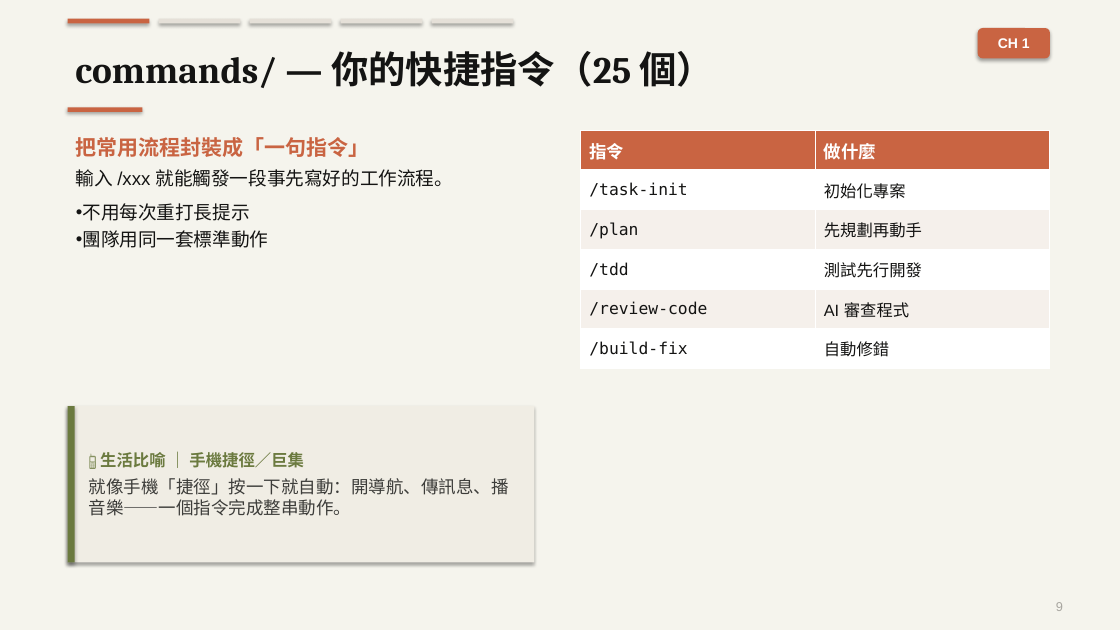
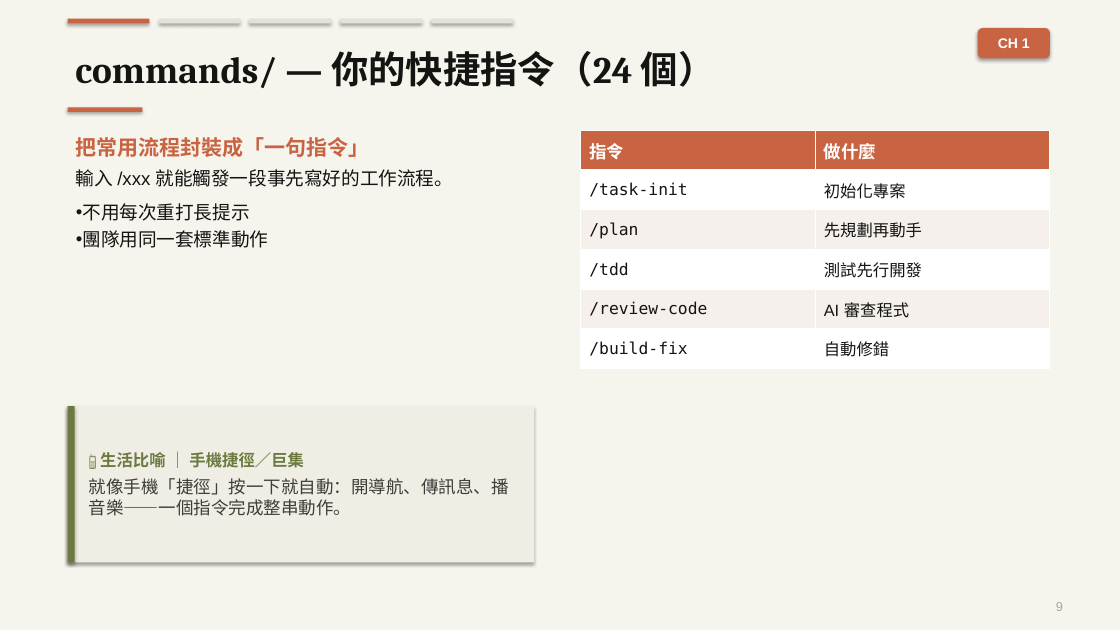
Before and after one commit to bheadwei/claude-GUNDAM-zh-tw, a slide deck: slide 9 of workshop/docs/slides/VibeCoding_Workshop.pptx. Drawn at 1120x630 pixels with LibreOffice and Linux fonts; fonts in the diff are those of the drawing. Boxes give left, top, right and bottom in pixels: in the first picture for what was removed or moved away, otherwise in the second. Text is boxed around its words. In the diff, an @@ line names an element or a change of style, - is before the commit and + after.

Commit message:
docs(workshop): 修正投影片指令數 25→24（刪除 /statusline-style 後）
直接編輯手改版 pptx，僅改 3 處指令計數文字，保留所有手動內容與排版

```diff
--- a/workshop/docs/slides/VibeCoding_Workshop.pptx
+++ b/workshop/docs/slides/VibeCoding_Workshop.pptx
@@ text at (x1=75, y1=51, x2=716, y2=88): text changed @@
-commands/ — 你的快捷指令（25 個）
+commands/ — 你的快捷指令（24 個）
```
Also in this commit, not shown: 2 other slides changed.
